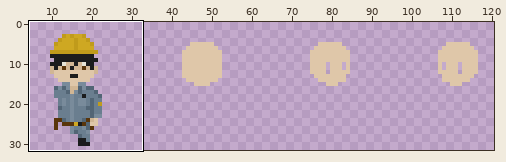
Pixel-art file -- Assets/Art/Characters.aseprite. Above, an overview of the earlier version with the close-up marked.
Close-up. Before the commit:
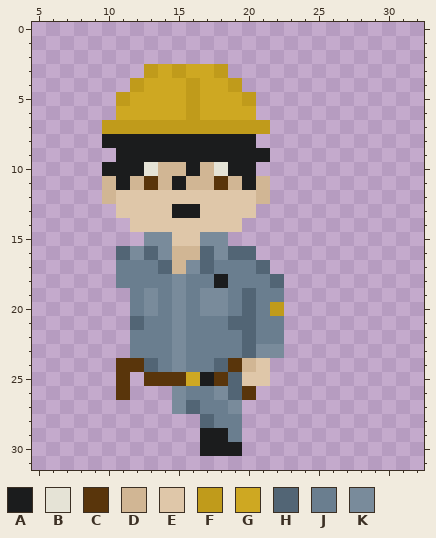
128x32 pixels, 1 frame. Shown: x 5..32, y 0..31. The wide view leaves out empty margins.
Visible layers, top first: "Dadman/Arm L/Default", "Dadman/Hand L/Default Hand", "Dadman/Foot L/Default Foot", "Dadman/Leg L/Default Leg", "Dadman/Base/Base".
Palette (. is transparent): A #1b1c1d  B #e5e3d6  C #59350b  D #d1b694  E #dfc7a9  F #c09b1b  G #cea822  H #526575  J #6a7e8f  K #798b9b
Pixels before, first column x 10:
 3 ...FGFGGF....
 4 ..FGGGFGGF...
 5 .FGGGGFGGGF..
 6 .GGGGGFGGGG..
 7 FFFFFFFFFFFF.
 8 AAAAAAAAAAA..
 9 .AAAAAAAAAAA.
10 AAABDDADBAA..
11 DADCDADDCDAD.
12 DEEEEEEEEEED.
13 .EEEEAAEEEE..
14 ..EEEEEEEE...
15 ...KKEEKK....
16 .HKHKDDHKHH..
17 .JJJHDKHJJJH.
18 .JJJJKJJAJJJH
19 ..JKJKJKKJHJJ
20 ..JKJKJKKJHJF
21 ..HJJKJJJHHJJ
22 ..JJJKJJJJHJJ
23 ..JJJKJJJJHKK
24 .CCHJKJJHCDE.
25 .C.CCCGACHEE.
26 .C...KJJKHC..
27 .....KHJJK...
28 .......HJJ...
29 .......AAJ...
30 .......AAA...
Now the later version:
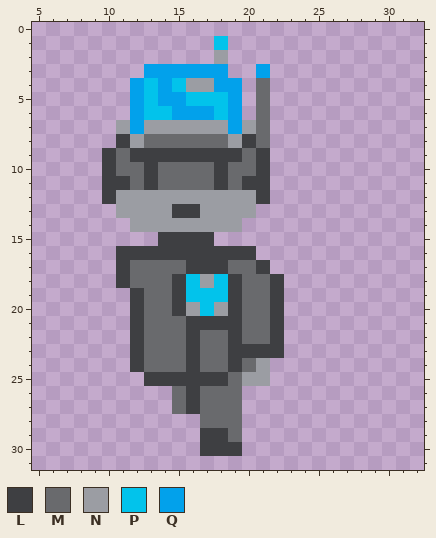
Colours new in this view: L #3e3f42  M #696a6d  N #9b9da3  P #02c3eb  Q #02a1eb
Change:
layer "Dadman/Base/Base" now hidden
layer "Dadman/Base/MachineBase" added
layer "Dadman/Parts/Leg L/RoboLeg" added
layer "Dadman/Parts/Foot L/RoboFoot" added
layer "Dadman/Parts/Hand L/RoboHand" added
layer "Dadman/Parts/Arm L/RoboArm" added
layer "Dadman/Parts/RoboSteelHeart" added
layer "Dadman/Parts/OverclockedCore" added
layer "Dadman/Leg L/Default Leg" removed
layer "Dadman/Foot L/Default Foot" removed
layer "Dadman/Hand L/Default Hand" removed
layer "Dadman/Arm L/Default" removed
Changed rows in their new state; - is an unchanged pixel.
first column x 10:
 1 --------P----
 2 --------N----
 3 ---QQQQQQ--Q-
 4 --QPQPNNQQ-M-
 5 -.QPQQPPPQ.M-
 6 -.QPPQQQPQ.M-
 7 .NQNNNNNNQNM-
 8 .LNMMMMMMNLM-
 9 LMLLLLLLLLML-
10 LMMLMMMMLMML-
11 LLMLMMMMLMLL-
12 LNNNNNNNNNNL-
13 -NNNNLLNNNN--
14 --NNNNNNNN---
15 ---.LLLL.----
16 -LLLLLLLLLL--
17 -LMMMMLLLMML-
18 -LMMMLPNPLMML
19 --LMMLPPPLMML
20 --LMMLNPNLMML
21 --LMMMLLLLMML
22 --LMMMLMMLMML
23 --LMMMLMMLLLL
24 -.LMMMLMMLMN-
25 -.-LLLLLLMNN-
26 -.---MLMMM.--
27 -----MLMMM---
28 -------MMM---
29 -------LLM---
30 -------LLL---
Pixel boxes of the changes (left, top, right, bottom) in both close-ups:
changed: (102, 36, 284, 456)
